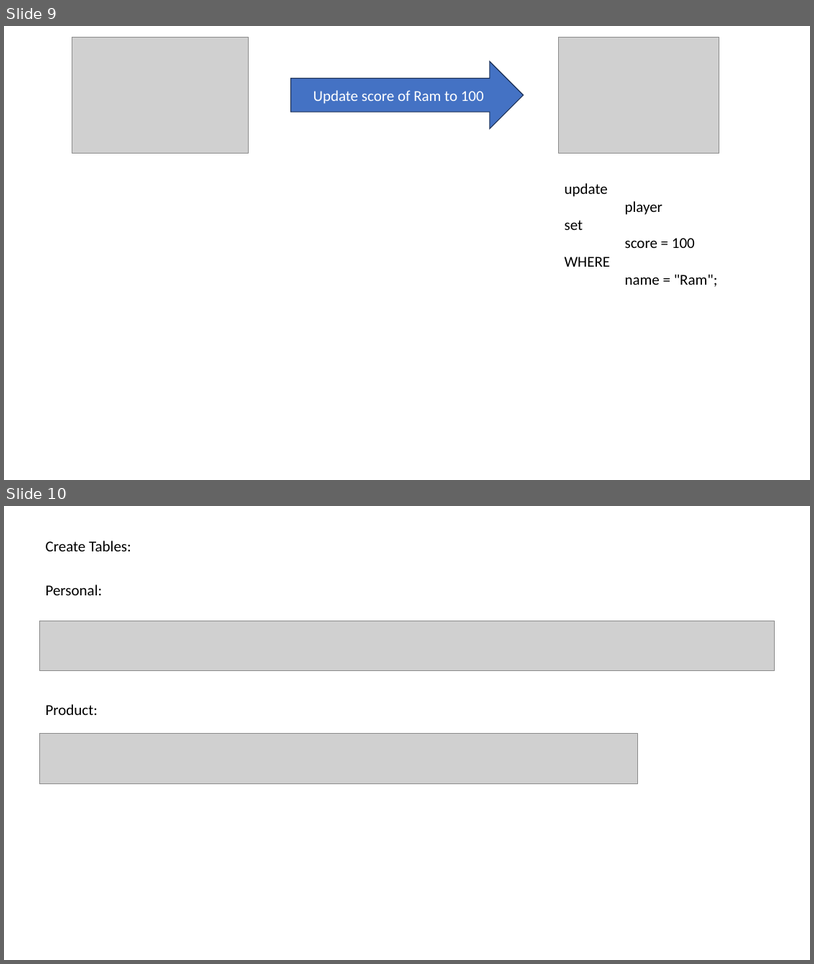
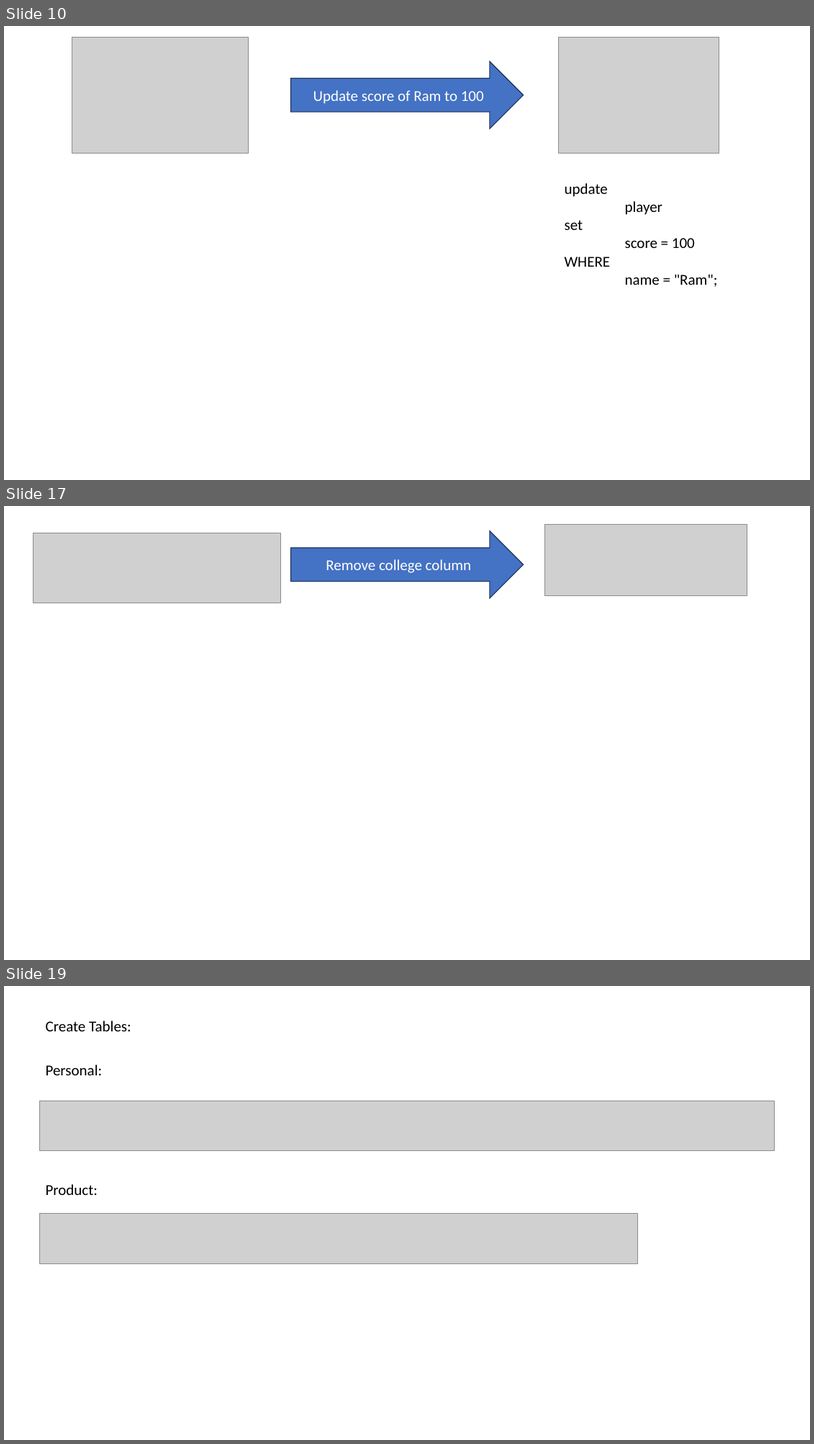
Before and after one commit to venkatyashwanth/mysql_notes, a slide deck: SQL.pptx. Shown one above the other, each under a label of ours: slides 9 and 10 before the commit, slides 10, 17 and 19 after it; the slides between them are not shown. The pictures are 814x964 and 814x1444 pixels, drawn with LibreOffice and Linux fonts; fonts in the diff are those of the drawing; grey boxes stand for pictures. Boxes give left, top, right and bottom in pixels: in the first picture for what was removed or moved away, otherwise in the second. Text is boxed around its words. In the diff, an @@ line names an element or a change of style, - is before the commit and + after.

```diff
--- a/SQL.pptx
+++ b/SQL.pptx
@@ slide 17 added at (4,506,810,960), background #FFFFFF @@
@@ picture added at (545,524,747,596) @@
@@ picture added at (33,533,280,602) @@
@@ right arrow added at (291,530,524,598), fill #4472C4, outline #1E3256 1 pt, 18 pt, text #FFFFFF @@
+Remove college column
@@ what was slide 9 is now slide 10 @@
@@ what was slide 10 is now slide 19 @@
```
Also in this commit, not shown: 1 slide changed, 8 other slides added, 1 other file.
